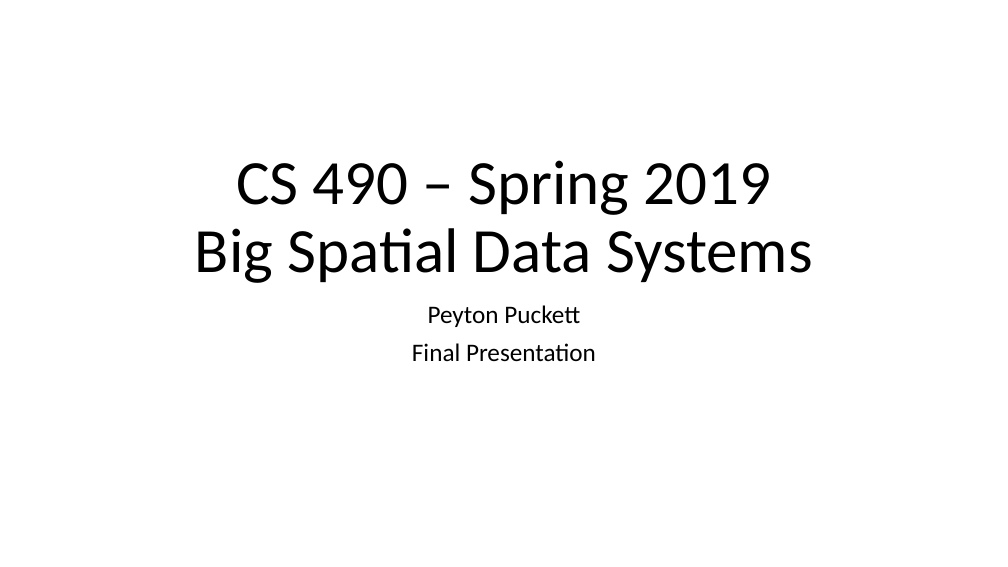
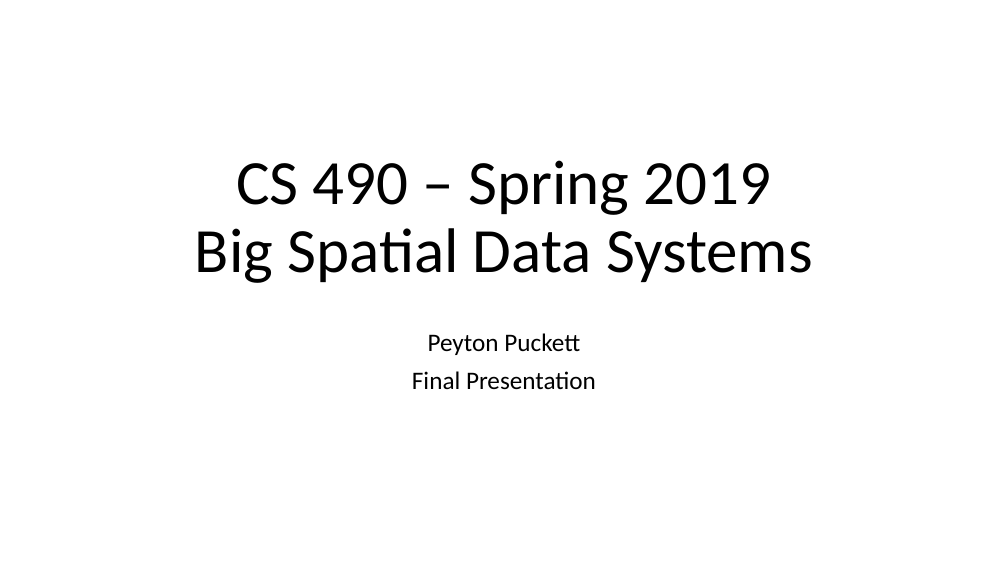
Before and after one commit to PeytonNP/cs490, a slide deck: slide 1 of FinalPresentation.pptx. Drawn at 1008x567 pixels with LibreOffice and Linux fonts; fonts in the diff are those of the drawing. Boxes give left, top, right and bottom in pixels: in the first picture for what was removed or moved away, otherwise in the second. Text is boxed around its words. In the diff, an @@ line names an element or a change of style, - is before the commit and + after.

```diff
--- a/FinalPresentation.pptx
+++ b/FinalPresentation.pptx
@@ subtitle "Peyton Puckett": place and size @@
-subtitle "Peyton Puckett" at (412,305,596,362)
+subtitle "Peyton Puckett" at (412,333,596,390)
```
Also in this commit, not shown: 2 other slides changed, 5 slides added, 2 other files.
